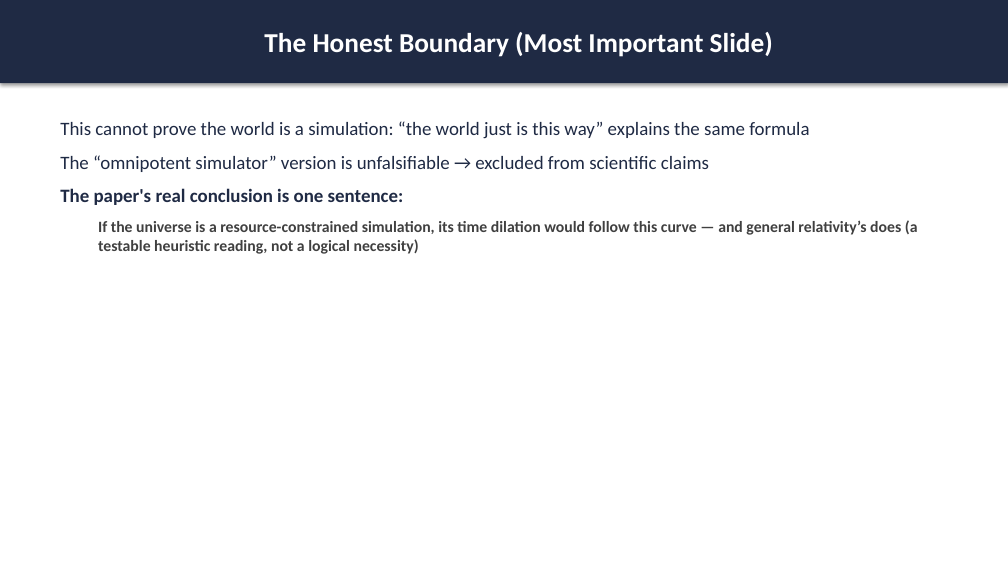
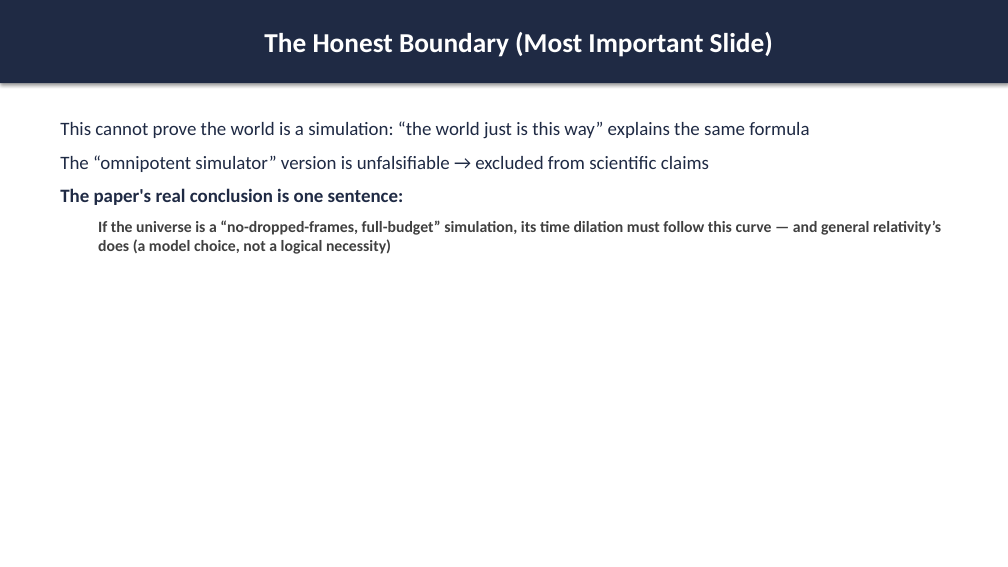
Before and after one commit to purelover/load-capacity-time-dilation, a slide deck: slide 10 of plain-language-slides-en.pptx. Drawn at 1008x567 pixels with LibreOffice and Linux fonts; fonts in the diff are those of the drawing. Boxes give left, top, right and bottom in pixels: in the first picture for what was removed or moved away, otherwise in the second. Text is boxed around its words. In the diff, an @@ line names an element or a change of style, - is before the commit and + after.

Commit message:
Sharpen posters & slides: throttle-vs-drop framing, 100%-load phrasing, qualified 'must' sentence (zh+en)

```diff
--- a/plain-language-slides-en.pptx
+++ b/plain-language-slides-en.pptx
@@ text at [98,220,941,254]: text changed @@
-  If the universe is a resource-constrained simulation, its time dilation would follow this curve — and general relativity’s does (a testable heuristic reading, not a logical necessity)
+  If the universe is a “no-dropped-frames, full-budget” simulation, its time dilation must follow this curve — and general relativity’s does (a model choice, not a logical necessity)
```
Also in this commit, not shown: 1 other slide changed, 3 other files.
